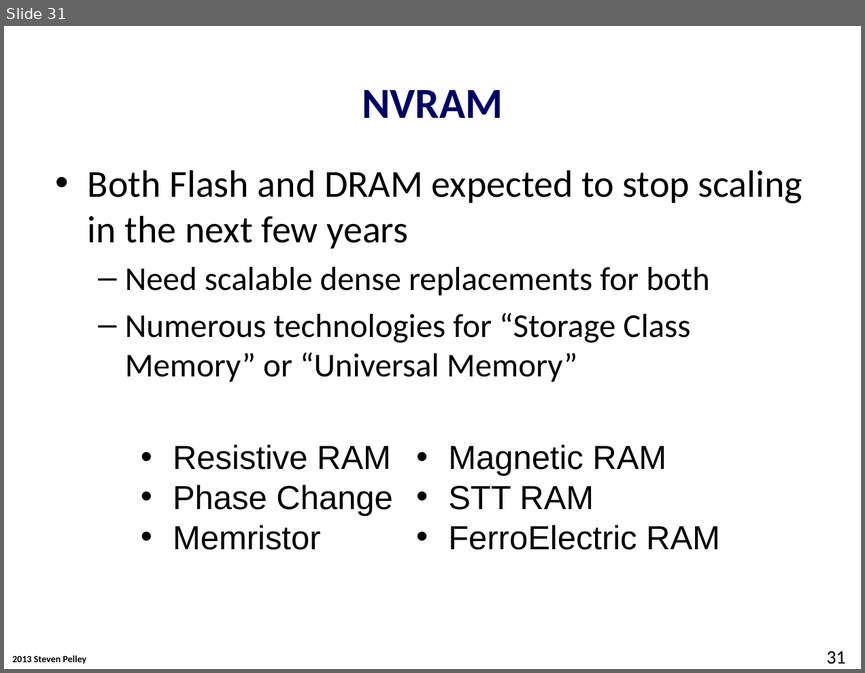
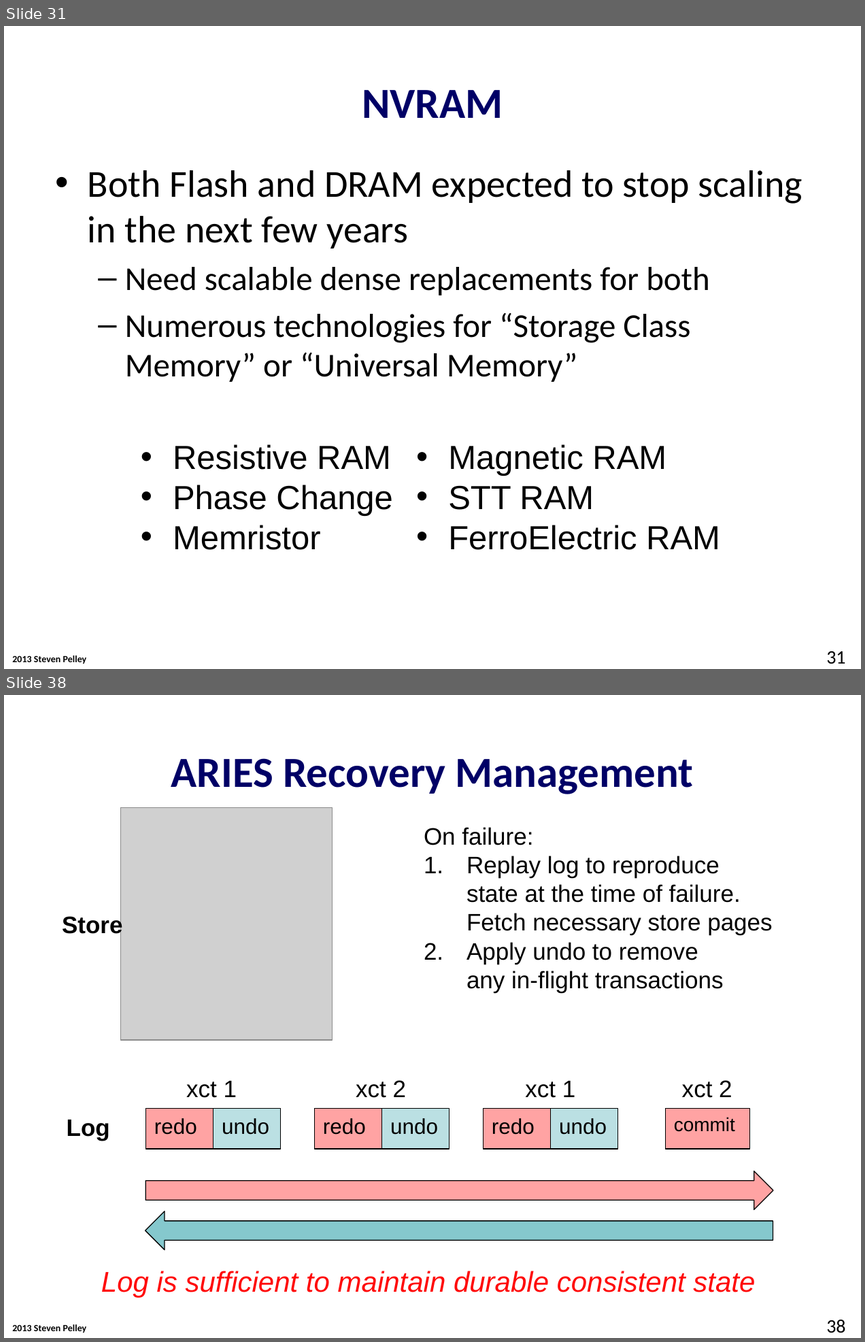
Before and after one commit to Abulila/dissertation, a slide deck: proposal/proposal.pptx. Shown one above the other, each under a label of ours: slide 31 before the commit, slides 31 and 38 after it; the slides between them are not shown. The pictures are 865x673 and 865x1342 pixels, drawn with LibreOffice and Linux fonts; fonts in the diff are those of the drawing; grey boxes stand for pictures; background and template pictures are left out. Boxes give left, top, right and bottom in pixels: in the first picture for what was removed or moved away, otherwise in the second. Text is boxed around its words. In the diff, an @@ line names an element or a change of style, - is before the commit and + after.

```diff
--- a/proposal/proposal.pptx
+++ b/proposal/proposal.pptx
@@ slide 38 added at bbox=[4, 695, 861, 1338], background #FFFFFF; not listed: 1 template element that a slide beside it also shows @@
@@ title added at bbox=[171, 758, 694, 794], 36 pt, text #000066, bold @@
+ARIES Recovery Management
@@ picture added at bbox=[120, 807, 332, 1040] @@
@@ text added at bbox=[424, 827, 772, 992], 20 pt, text #000000 @@
+On failure:
+1. Replay log to reproduce
+   state at the time of failure.
+   Fetch necessary store pages
+2. Apply undo to remove
+   any in-flight transactions
@@ text added at bbox=[62, 913, 123, 937], 20 pt, text #000000, bold @@
+Store
@@ text added at bbox=[186, 1081, 237, 1098], 20 pt, text #000000 @@
+xct 1
@@ text added at bbox=[356, 1080, 406, 1098], 20 pt, text #000000 @@
+xct 2
@@ text added at bbox=[525, 1081, 575, 1098], 20 pt, text #000000 @@
+xct 1
@@ text added at bbox=[682, 1080, 732, 1098], 20 pt, text #000000 @@
+xct 2
@@ text added at bbox=[67, 1119, 110, 1140], 20 pt, text #000000, bold @@
+Log
@@ rectangle added at bbox=[145, 1108, 213, 1149], fill #FFA3A3, outline #000000 0.75 pt, 18 pt, text #000000 @@
+redo
@@ rectangle added at bbox=[213, 1108, 281, 1149], fill #BBE0E3, outline #000000 0.75 pt, 18 pt, text #000000 @@
+undo
@@ rectangle added at bbox=[314, 1108, 382, 1149], fill #FFA3A3, outline #000000 0.75 pt, 18 pt, text #000000 @@
+redo
@@ rectangle added at bbox=[382, 1108, 449, 1149], fill #BBE0E3, outline #000000 0.75 pt, 18 pt, text #000000 @@
+undo
@@ rectangle added at bbox=[483, 1108, 551, 1149], fill #FFA3A3, outline #000000 0.75 pt, 18 pt, text #000000 @@
+redo
@@ rectangle added at bbox=[551, 1108, 618, 1149], fill #BBE0E3, outline #000000 0.75 pt, 18 pt, text #000000 @@
+undo
@@ rectangle added at bbox=[666, 1108, 749, 1149], fill #FFA3A3, outline #000000 0.75 pt, 16 pt, text #000000 @@
+commit
@@ right arrow added at bbox=[145, 1170, 772, 1209], fill #FFA3A3, outline #000000 0.75 pt @@
@@ right arrow added at bbox=[145, 1211, 772, 1249], fill #85C8CD, outline #000000 0.75 pt @@
@@ text added at bbox=[101, 1270, 755, 1297], 24 pt, text #FF0909, italic @@
+Log is sufficient to maintain durable consistent state
@@ page number added at bbox=[826, 1319, 845, 1333], 16 pt, text #000000 @@
+38
```
Also in this commit, not shown: 2 slides changed, 19 other slides added.
